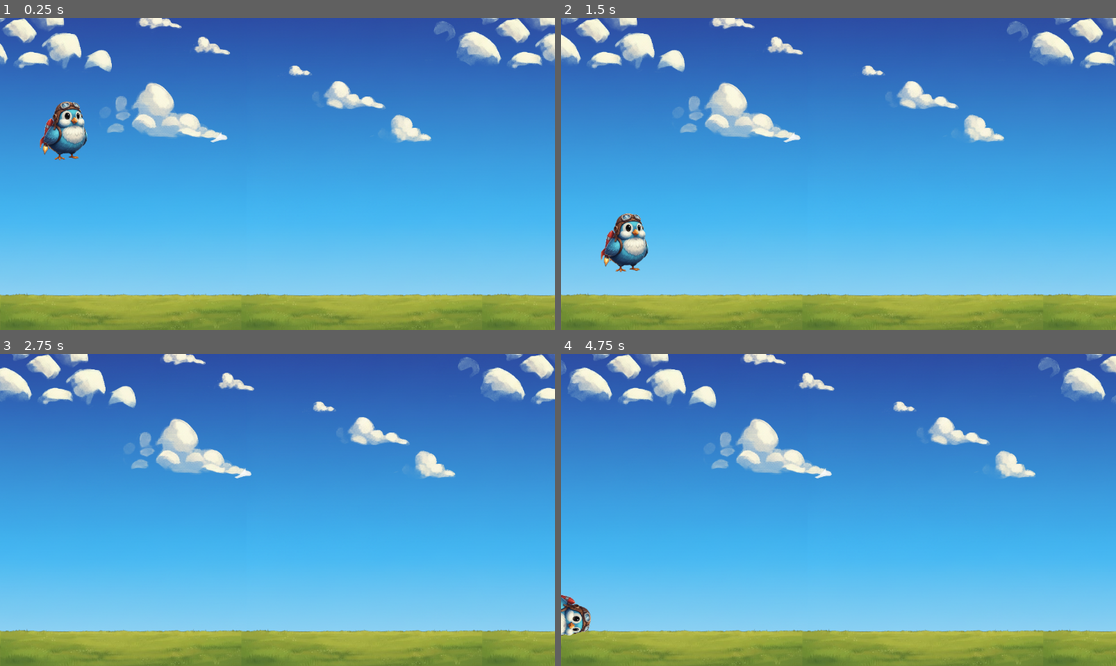
Above: before the commit, frames 1-4 (two rows, left to right).
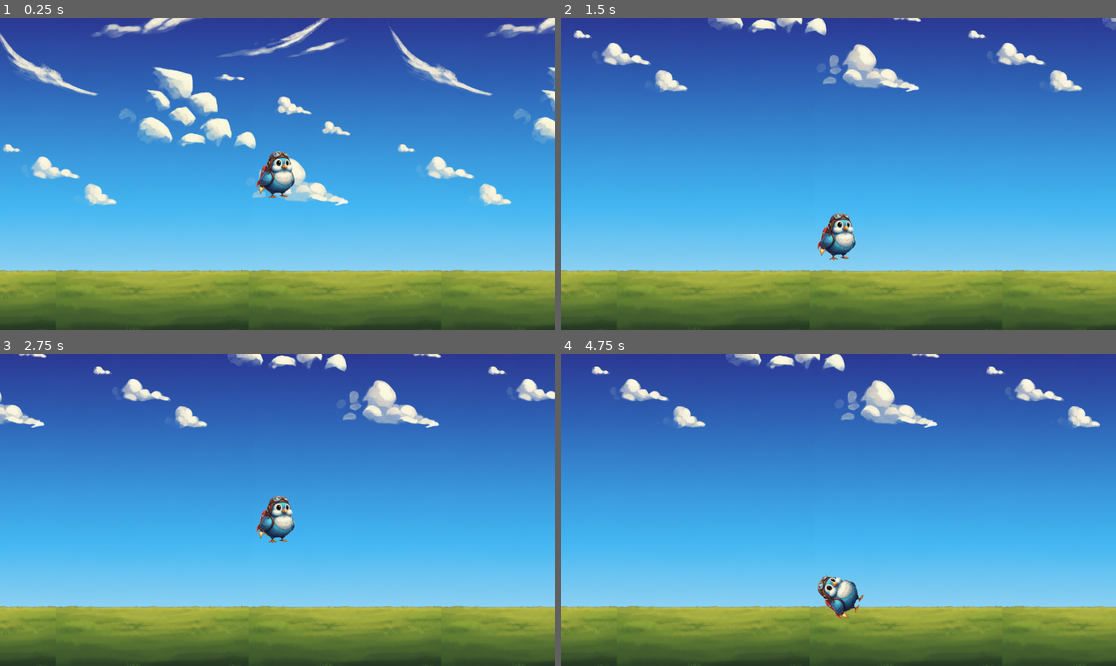
Above: after the commit, the same moments.

Repository: elminsterii/MyFunnyWorld
Game: Godot game, scene res://main.tscn
Same seed, same stepped clock (60 frames per second), same inputs: the game is played once before the commit and once after it.
Inputs (mouse positions are in pixels of both pictures, inside the frame that each line leads up to):
- Up to frame 1 (0.25 s): no input
- Up to frame 2 (1.5 s): move the mouse to (960, 158) at 0.52 s; click (960, 158) at 0.67 s; drag from (727, 189) to (810, 236) at 1.27 s
- Up to frame 3 (2.75 s): move the mouse to (333, 441) at 2.02 s; click (333, 441) at 2.17 s
- Up to frame 4 (4.75 s): drag from (810, 572) to (672, 463) at 2.77 s; move the mouse to (1005, 556) at 3.52 s; click (1005, 556) at 3.67 s; drag from (672, 463) to (755, 432) at 4.27 s

The runs differ from the first frame. In frame 1, 33% of the frame differs, in the area x 0-100%, y 0-100%; in frame 2, 30%; in frame 3, 29%; in frame 4, 29%.

Commit message:
adjust camera to pointing the center of the charter.

Diff:
--- a/characters/character.tscn
+++ b/characters/character.tscn
@@ -19,14 +19,15 @@
 
 [node name="Image" type="Sprite2D" parent="."]
 z_index = 20
-position = Vector2(133.75002, 200.75)
+position = Vector2(-2.9999695, -2.9999695)
 scale = Vector2(0.30900002, 0.3350001)
 texture = ExtResource("1_54qew")
 
 [node name="CollisionShape2D" type="CollisionShape2D" parent="."]
-position = Vector2(134, 208)
 shape = SubResource("CircleShape2D_vu45j")
 
 [node name="Camera2D" type="Camera2D" parent="."]
-enabled = false
-position_smoothing_enabled = true
+physics_interpolation_mode = 1
+zoom = Vector2(0.8, 0.8)
+process_callback = 0
+limit_bottom = 1024
